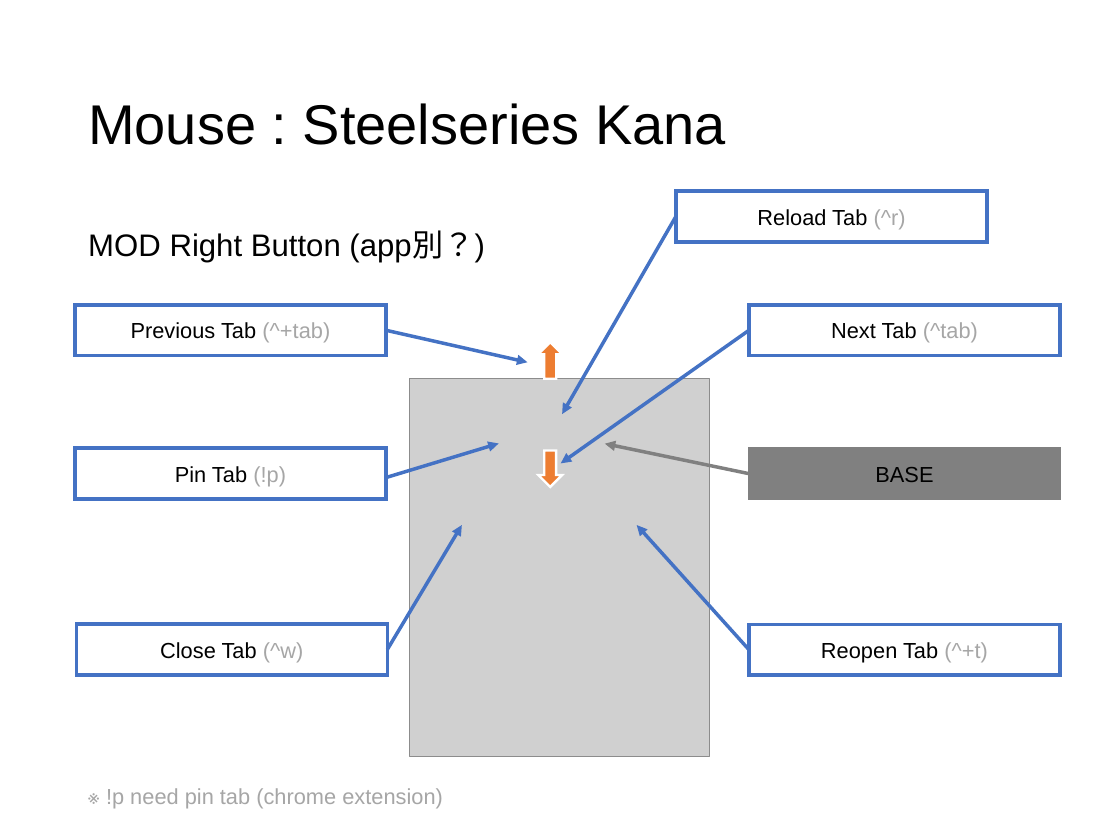
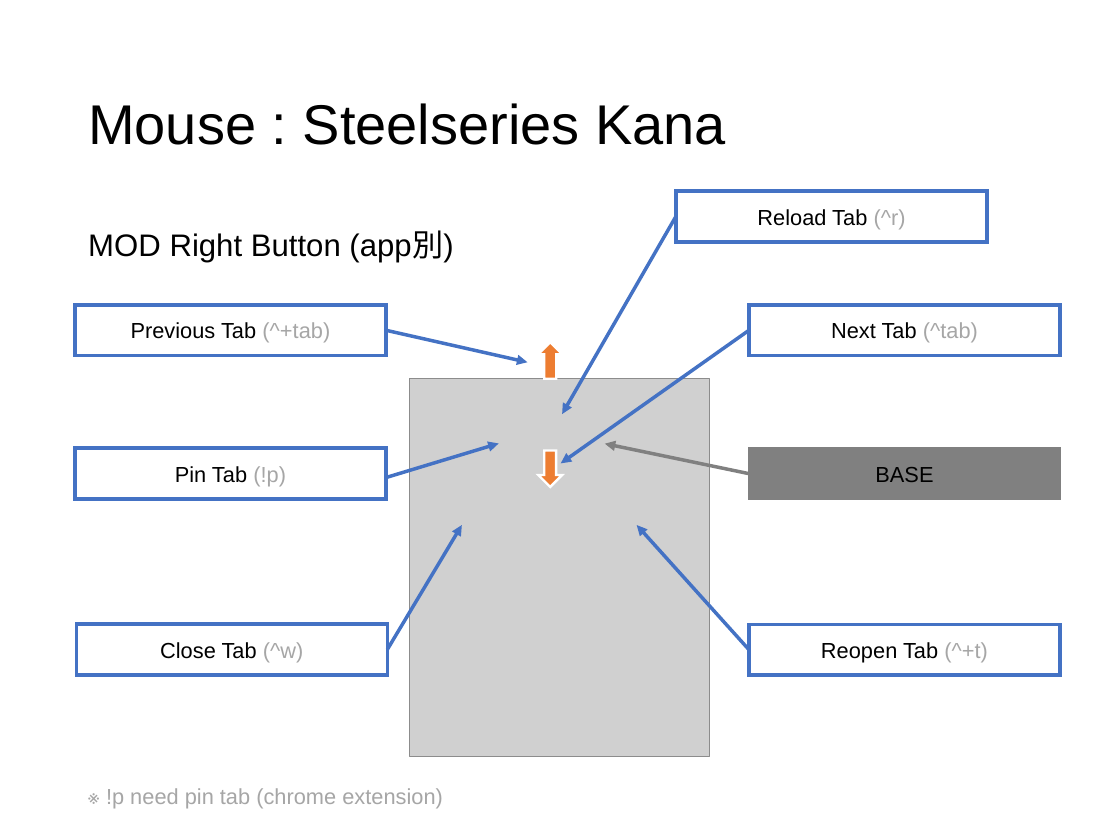
Before and after one commit to ittooo66/myAHK, a slide deck: slide 14 of MANUAL.pptx. Drawn at 1120x840 pixels with LibreOffice and Linux fonts; fonts in the diff are those of the drawing; grey boxes stand for pictures. Boxes give left, top, right and bottom in pixels: in the first picture for what was removed or moved away, otherwise in the second. Text is boxed around its words. In the diff, an @@ line names an element or a change of style, - is before the commit and + after.

Commit message:
Manual変更

```diff
--- a/MANUAL.pptx
+++ b/MANUAL.pptx
@@ text at (88, 231, 453, 262): text changed @@
-MOD Right Button (app別？)
+MOD Right Button (app別)
```
